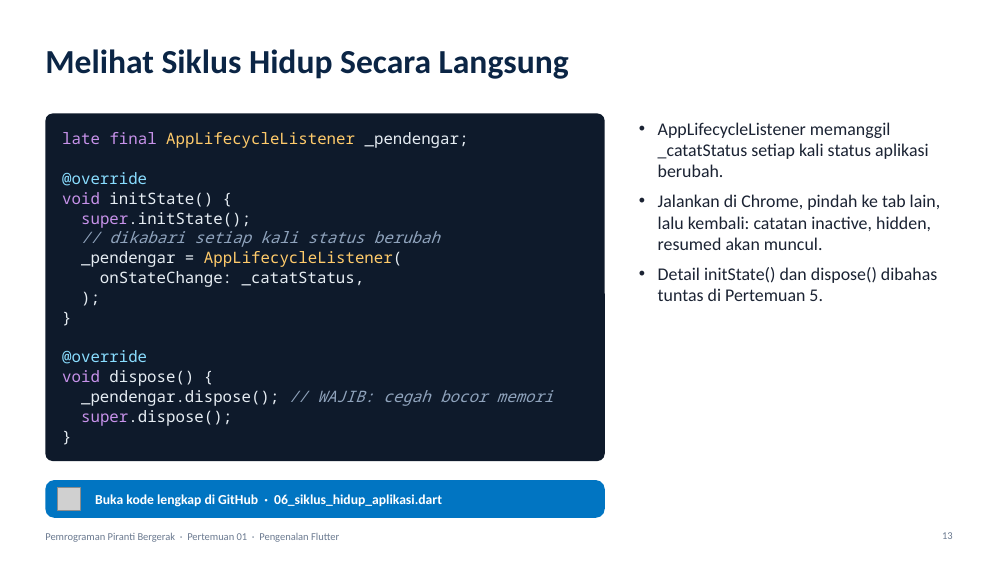
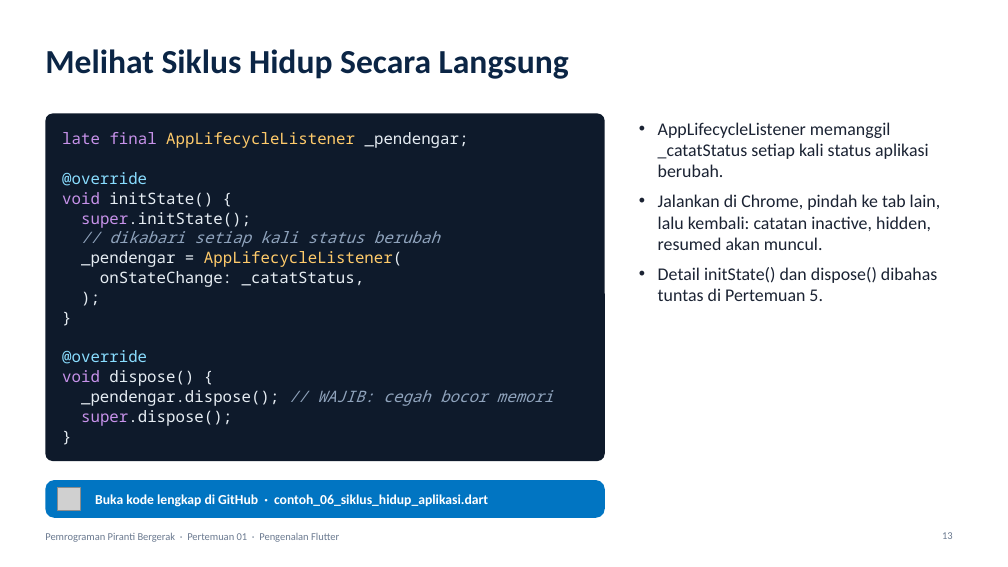
Before and after one commit to antonprafanto/mobile2026, a slide deck: slide 13 of pertemuan_01_pengenalan_flutter/slide/PERTEMUAN_01_Pengenalan_Flutter.pptx. Drawn at 1008x567 pixels with LibreOffice and Linux fonts; fonts in the diff are those of the drawing; grey boxes stand for pictures. Boxes give left, top, right and bottom in pixels: in the first picture for what was removed or moved away, otherwise in the second. Text is boxed around its words. In the diff, an @@ line names an element or a change of style, - is before the commit and + after.

```diff
--- a/pertemuan_01_pengenalan_flutter/slide/PERTEMUAN_01_Pengenalan_Flutter.pptx
+++ b/pertemuan_01_pengenalan_flutter/slide/PERTEMUAN_01_Pengenalan_Flutter.pptx
@@ text in rounded rectangle at (95,494,488,507): text changed @@
-Buka kode lengkap di GitHub · 06_siklus_hidup_aplikasi.dart
+Buka kode lengkap di GitHub · contoh_06_siklus_hidup_aplikasi.dart
```
Also in this commit, not shown: 5 other slides changed, 32 other files.
